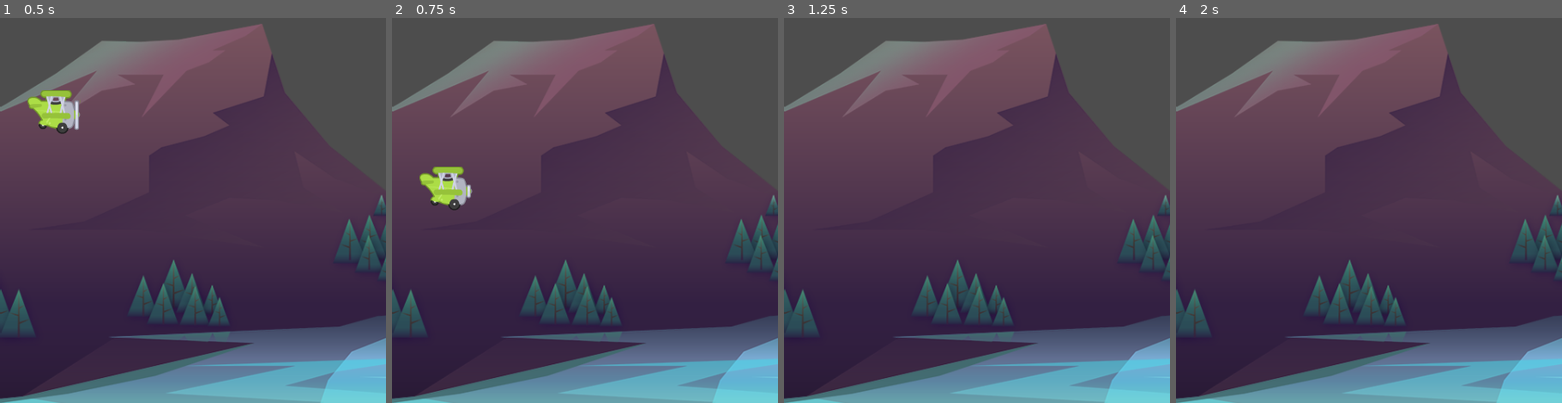
Above: before the commit, frames 1-4 (left to right).
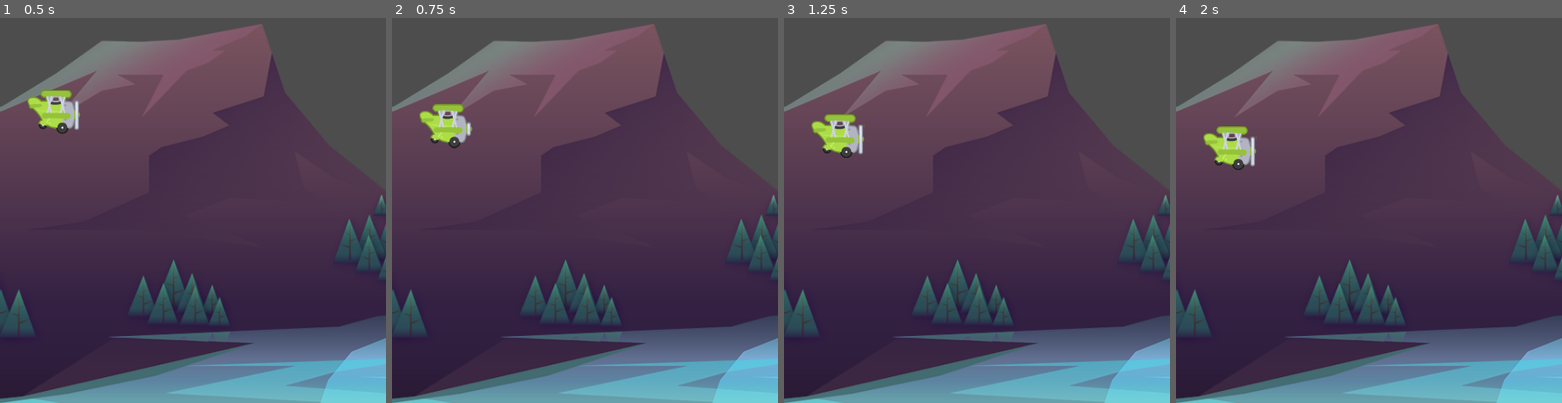
Above: after the commit, the same moments.

Repository: Babrakov/tappy
Game: Godot game, scene res://scenes/games.tscn
Same seed, same stepped clock (60 frames per second), same inputs: the game is played once before the commit and once after it.
Inputs:
- Up to frame 1 (0.5 s): no input
- Up to frame 2 (0.75 s): tap Space (fly, bound only after the commit) at 0.6 s
- Up to frame 3 (1.25 s): no input
- Up to frame 4 (2 s): tap Space (fly, bound only after the commit) at 1.35 s

Frame 1 is identical in both runs. In frame 2, 2.0% of the frame differs, in the area x 7-21%, y 22-50%; in frame 3, 1.1%; in frame 4, 1.1%.

Commit message:
Flying by press spacebar

Diff:
--- a/project.godot
+++ b/project.godot
@@ -21,6 +21,14 @@
 window/size/viewport_height=854
 window/stretch/mode="canvas_items"
 
+[input]
+
+fly={
+"deadzone": 0.5,
+"events": [Object(InputEventKey,"resource_local_to_scene":false,"resource_name":"","device":-1,"window_id":0,"alt_pressed":false,"shift_pressed":false,"ctrl_pressed":false,"meta_pressed":false,"pressed":false,"keycode":0,"physical_keycode":32,"key_label":0,"unicode":32,"location":0,"echo":false,"script":null)
+]
+}
+
 [rendering]
 
 renderer/rendering_method="mobile"
--- a/scenes/plane.gd
+++ b/scenes/plane.gd
@@ -1,6 +1,7 @@
 extends CharacterBody2D
 
 const GRAVITY: float = 600.0
+const POWER: float = -200.0
 
 # Called when the node enters the scene tree for the first time.
 func _ready() -> void:
@@ -10,4 +11,9 @@
 # Called every frame. 'delta' is the elapsed time since the previous frame.
 func _physics_process(delta: float) -> void:
 	velocity.y += GRAVITY * delta
+	fly()
 	move_and_slide()
+
+func fly() -> void:
+	if Input.is_action_just_pressed("fly") == true:
+		velocity.y = POWER
